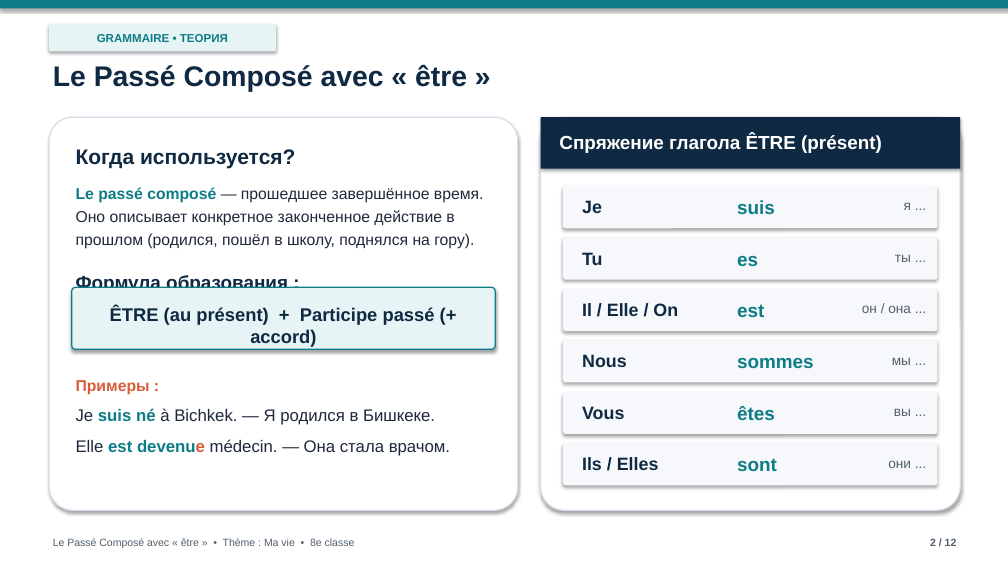
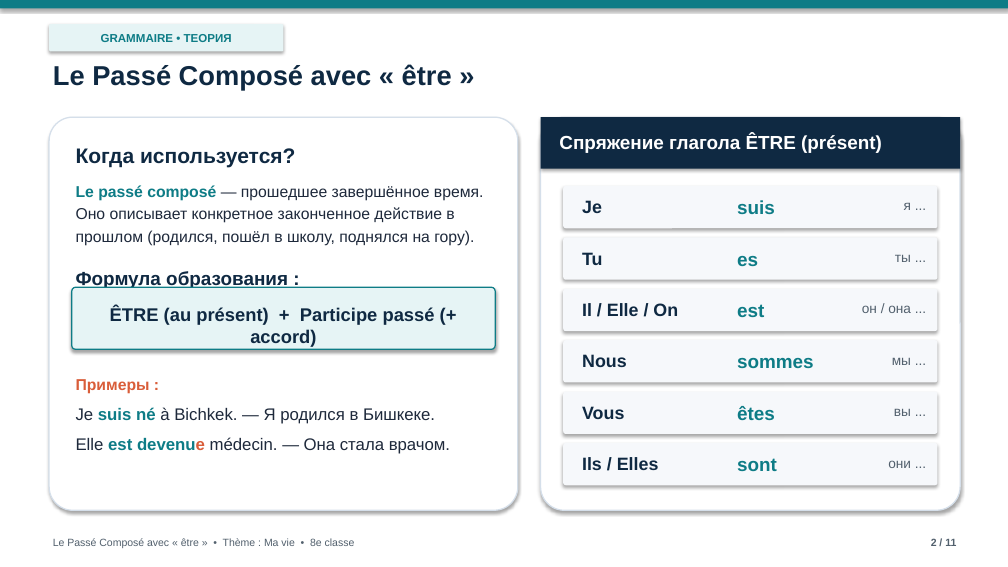
Before and after one commit to graz1p777dev/ma-vie-presentation, a slide deck: slide 2 of Ma_vie_Passe_Compose.pptx. Drawn at 1008x567 pixels with LibreOffice and Linux fonts; fonts in the diff are those of the drawing; background and template pictures are left out. Boxes give left, top, right and bottom in pixels: in the first picture for what was removed or moved away, otherwise in the second. Text is boxed around its words. In the diff, an @@ line names an element or a change of style, - is before the commit and + after.

```diff
--- a/Ma_vie_Passe_Compose.pptx
+++ b/Ma_vie_Passe_Compose.pptx
@@ rounded rectangle "GRAMMAIRE • ТЕОРИЯ": place and size @@
-rounded rectangle "GRAMMAIRE • ТЕОРИЯ" at box(49, 24, 276, 51)
+rounded rectangle "GRAMMAIRE • ТЕОРИЯ" at box(49, 24, 284, 51)
@@ text "Le Passé Composé avec « ..." at box(53, 64, 452, 90): size 27 to 26 pt @@
@@ text "Когда используется?" at box(76, 148, 484, 288): line spacing 1.22 to 1.18 @@
@@ text "Примеры :" at box(76, 379, 450, 454): line spacing 1.22 to 1.18 @@
@@ text at box(931, 538, 956, 546): text changed @@
-2 / 12
+2 / 11
```
Also in this commit, not shown: 10 other slides changed, 1 slide removed, 2 other files.
